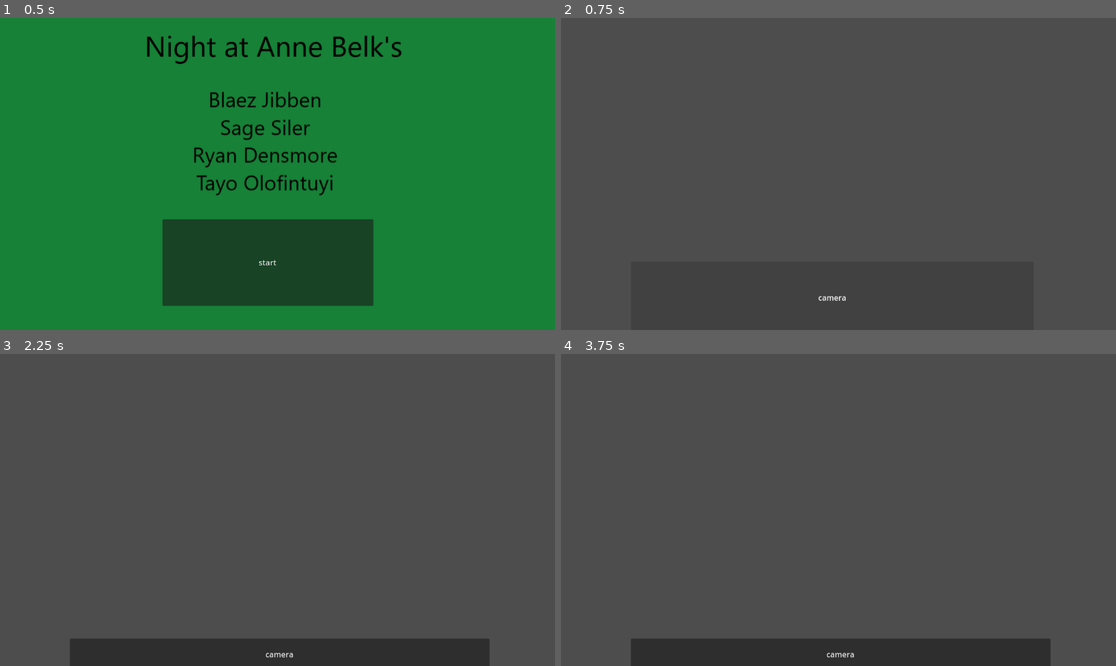
Above: before the commit, frames 1-4 (two rows, left to right).
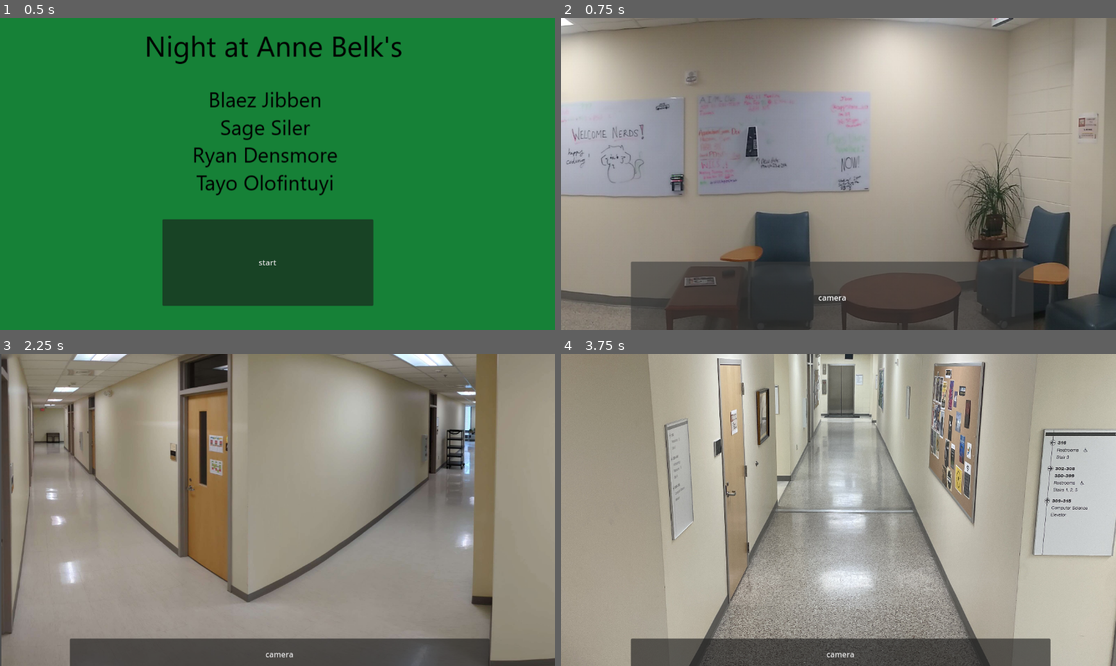
Above: after the commit, the same moments.

Repository: rydens/appalhack2024
Game: Godot game, scene res://scenesFolder/main.tscn
Two runs of this game, one before a commit and one after it. Both use one fixed random seed, a clock stepped at 60 frames per second and the inputs below.
Inputs (mouse positions are in pixels of both pictures, inside the frame that each line leads up to):
- Up to frame 1 (0.5 s): no input
- Up to frame 2 (0.75 s): click "start" at 0.5 s
- Up to frame 3 (2.25 s): click "camera" at 1.25 s; click (66, 391) at 2 s
- Up to frame 4 (3.75 s): click "camera" at 2.75 s; click (821, 581) at 3.5 s

Frame 1 is identical in both runs. In frame 2, 83% of the frame differs, in the area x 0-100%, y 0-100%; in frame 3, 94%; in frame 4, 95%.

Commit message:
added images

Diff:
--- a/project.godot
+++ b/project.godot
@@ -11,9 +11,7 @@
 [application]
 
 config/name="FiveNightsAtAnneBelk"
-
 run/main_scene="res://scenesFolder/main.tscn"
-
 config/features=PackedStringArray("4.2", "GL Compatibility")
 config/icon="res://assets/icon.svg"
 
--- a/scenesFolder/cameraSwap.gd
+++ b/scenesFolder/cameraSwap.gd
@@ -33,4 +33,4 @@
 	get_tree().change_scene_to_file("res://scenesFolder/cameras/camera_g.tscn")
 
 func _on_home_pressed():
-	get_tree().change_scene_to_file("res://scenesFolder/showCamera.tscn")
+	get_tree().change_scene_to_file("res://scenesFolder/lobbyScene.tscn")
--- a/scenesFolder/cameras/camera_a.tscn
+++ b/scenesFolder/cameras/camera_a.tscn
@@ -1,6 +1,7 @@
-[gd_scene load_steps=2 format=3 uid="uid://cco7q756aqe7c"]
+[gd_scene load_steps=3 format=3 uid="uid://cco7q756aqe7c"]
 
 [ext_resource type="Script" path="res://scenesFolder/cameras/camera_a.gd" id="1_cltv3"]
+[ext_resource type="Texture2D" uid="uid://br174svsh31cb" path="res://assets/cameraA.jpg" id="2_lm0jc"]
 
 [node name="CameraA" type="Node2D"]
 script = ExtResource("1_cltv3")
@@ -12,4 +13,9 @@
 offset_bottom = 656.0
 text = "camera"
 
+[node name="CameraA" type="Sprite2D" parent="."]
+position = Vector2(707.096, 331)
+scale = Vector2(0.170015, 0.170015)
+texture = ExtResource("2_lm0jc")
+
 [connection signal="pressed" from="showCameras" to="." method="_on_show_cameras_pressed"]
--- a/scenesFolder/cameras/camera_b.tscn
+++ b/scenesFolder/cameras/camera_b.tscn
@@ -1,9 +1,15 @@
-[gd_scene load_steps=2 format=3 uid="uid://b0s3jd342ytqq"]
+[gd_scene load_steps=3 format=3 uid="uid://b0s3jd342ytqq"]
 
 [ext_resource type="Script" path="res://scenesFolder/cameras/camera_b.gd" id="1_2qc4b"]
+[ext_resource type="Texture2D" uid="uid://blh4nckhx3qct" path="res://assets/cameraB.jpg" id="2_f87sl"]
 
 [node name="CameraB" type="Node2D"]
 script = ExtResource("1_2qc4b")
+
+[node name="Sprite2D" type="Sprite2D" parent="."]
+position = Vector2(570, 341)
+scale = Vector2(0.399276, 0.399276)
+texture = ExtResource("2_f87sl")
 
 [node name="showCameras" type="Button" parent="."]
 offset_left = 145.0
--- a/scenesFolder/cameras/camera_c.tscn
+++ b/scenesFolder/cameras/camera_c.tscn
@@ -1,8 +1,7 @@
-[gd_scene load_steps=4 format=3 uid="uid://cydavhy1s3hc0"]
+[gd_scene load_steps=3 format=3 uid="uid://cydavhy1s3hc0"]
 
 [ext_resource type="Script" path="res://scripts/changeCamera.gd" id="1_cyoth"]
-[ext_resource type="Texture2D" uid="uid://dbcgstex4fk26" path="res://assets/cameraC.jpg" id="2_8rhmh"]
-[ext_resource type="Texture2D" uid="uid://c3tt0hrpp1wxj" path="res://assets/poki.png" id="3_cr8bm"]
+[ext_resource type="Texture2D" uid="uid://cu27x804m1ctm" path="res://assets/cameraC.png" id="2_c1dy4"]
 
 [node name="cameraC" type="Node2D"]
 position = Vector2(42, 23)
@@ -11,14 +10,7 @@
 [node name="main camera" type="Sprite2D" parent="."]
 position = Vector2(534, 317)
 scale = Vector2(0.599252, 0.609902)
-texture = ExtResource("2_8rhmh")
-
-[node name="Poki" type="Sprite2D" parent="."]
-position = Vector2(249, 168)
-rotation = 0.120428
-scale = Vector2(0.155973, 0.118056)
-skew = -0.532325
-texture = ExtResource("3_cr8bm")
+texture = ExtResource("2_c1dy4")
 
 [node name="showCameras" type="Button" parent="."]
 offset_left = 145.0
--- a/scenesFolder/cameras/camera_d.tscn
+++ b/scenesFolder/cameras/camera_d.tscn
@@ -1,9 +1,15 @@
-[gd_scene load_steps=2 format=3 uid="uid://bceiv3bgoc2x"]
+[gd_scene load_steps=3 format=3 uid="uid://bceiv3bgoc2x"]
 
 [ext_resource type="Script" path="res://scenesFolder/cameras/camera_d.gd" id="1_al6n2"]
+[ext_resource type="Texture2D" uid="uid://jo0smq55bn8f" path="res://assets/cameraD.jpg" id="2_0706b"]
 
 [node name="CameraD" type="Node2D"]
 script = ExtResource("1_al6n2")
+
+[node name="camD" type="Sprite2D" parent="."]
+position = Vector2(590.818, 328.125)
+scale = Vector2(0.418933, 0.397209)
+texture = ExtResource("2_0706b")
 
 [node name="showCameras" type="Button" parent="."]
 offset_left = 145.0
--- a/scenesFolder/cameras/camera_e.tscn
+++ b/scenesFolder/cameras/camera_e.tscn
@@ -1,9 +1,16 @@
-[gd_scene load_steps=2 format=3 uid="uid://cvgpgx27oqt3r"]
+[gd_scene load_steps=3 format=3 uid="uid://cvgpgx27oqt3r"]
 
 [ext_resource type="Script" path="res://scenesFolder/cameras/camera_e.gd" id="1_qwc2o"]
+[ext_resource type="Texture2D" uid="uid://n15bfrksobgi" path="res://assets/cameraE.jpg" id="2_pf1ed"]
 
 [node name="CameraE" type="Node2D"]
 script = ExtResource("1_qwc2o")
+
+[node name="CameraE" type="Sprite2D" parent="."]
+position = Vector2(893, 326)
+rotation = 0.0174533
+scale = Vector2(0.176548, 0.176548)
+texture = ExtResource("2_pf1ed")
 
 [node name="showCameras" type="Button" parent="."]
 offset_left = 145.0
--- a/scenesFolder/cameras/camera_f.tscn
+++ b/scenesFolder/cameras/camera_f.tscn
@@ -1,9 +1,15 @@
-[gd_scene load_steps=2 format=3 uid="uid://cw0wsd883aex7"]
+[gd_scene load_steps=3 format=3 uid="uid://cw0wsd883aex7"]
 
 [ext_resource type="Script" path="res://scenesFolder/cameras/camera_f.gd" id="1_6n741"]
+[ext_resource type="Texture2D" uid="uid://d0dcu1ubavekl" path="res://assets/cameraF.jpg" id="2_l2tne"]
 
 [node name="CameraF" type="Node2D"]
 script = ExtResource("1_6n741")
+
+[node name="CameraF" type="Sprite2D" parent="."]
+position = Vector2(570, 302)
+scale = Vector2(0.385169, 0.385169)
+texture = ExtResource("2_l2tne")
 
 [node name="showCameras" type="Button" parent="."]
 offset_left = 145.0
--- /dev/null
+++ b/scenesFolder/lobbyScene.tscn
@@ -0,0 +1,24 @@
+[gd_scene load_steps=3 format=3 uid="uid://dsfenq8b6squp"]
+
+[ext_resource type="Script" path="res://scripts/player.gd" id="1_p7v2c"]
+[ext_resource type="Texture2D" uid="uid://qw1whvsnwmro" path="res://assets/cameraLobby.jpg" id="2_qr8ti"]
+
+[node name="player" type="Node2D"]
+script = ExtResource("1_p7v2c")
+
+[node name="CameraLobby" type="Sprite2D" parent="."]
+position = Vector2(517, 322.125)
+scale = Vector2(0.729632, 0.729632)
+texture = ExtResource("2_qr8ti")
+
+[node name="Sprite2D" type="Sprite2D" parent="."]
+visible = false
+
+[node name="showCameras" type="Button" parent="."]
+offset_left = 145.0
+offset_top = 506.0
+offset_right = 981.0
+offset_bottom = 656.0
+text = "camera"
+
+[connection signal="pressed" from="showCameras" to="." method="_on_show_cameras_pressed"]
--- a/scenesFolder/showCamera.tscn
+++ /dev/null
@@ -1,15 +0,0 @@
-[gd_scene load_steps=2 format=3 uid="uid://dsfenq8b6squp"]
-
-[ext_resource type="Script" path="res://scripts/player.gd" id="1_fl11a"]
-
-[node name="player" type="Node2D"]
-script = ExtResource("1_fl11a")
-
-[node name="showCameras" type="Button" parent="."]
-offset_left = 145.0
-offset_top = 506.0
-offset_right = 981.0
-offset_bottom = 656.0
-text = "camera"
-
-[connection signal="pressed" from="showCameras" to="." method="_on_show_cameras_pressed"]
--- a/scripts/introScreen.gd
+++ b/scripts/introScreen.gd
@@ -1,5 +1,4 @@
 extends Control
-
 
 # Called when the node enters the scene tree for the first time.
 func _ready():
@@ -12,4 +11,4 @@
 
 
 func _on_start_button_pressed():
-	get_tree().change_scene_to_file("res://scenesFolder/showCamera.tscn")
+	get_tree().change_scene_to_file("res://scenesFolder/lobbyScene.tscn")
Binary file added: assets/cameraA.jpg
Not shown, added: assets/cameraA.jpg.import
Binary file added: assets/cameraB.jpg
Not shown, changed: assets/cameraB.jpg.import
Binary file removed: assets/cameraC.jpg
Binary file added: assets/cameraC.png
Not shown, added: assets/cameraC.png.import
Binary file added: assets/cameraD.jpg
Not shown, added: assets/cameraD.jpg.import
Binary file added: assets/cameraE.jpg
Not shown, added: assets/cameraE.jpg.import
Binary file added: assets/cameraF.jpg
(and 2 more such lines)
